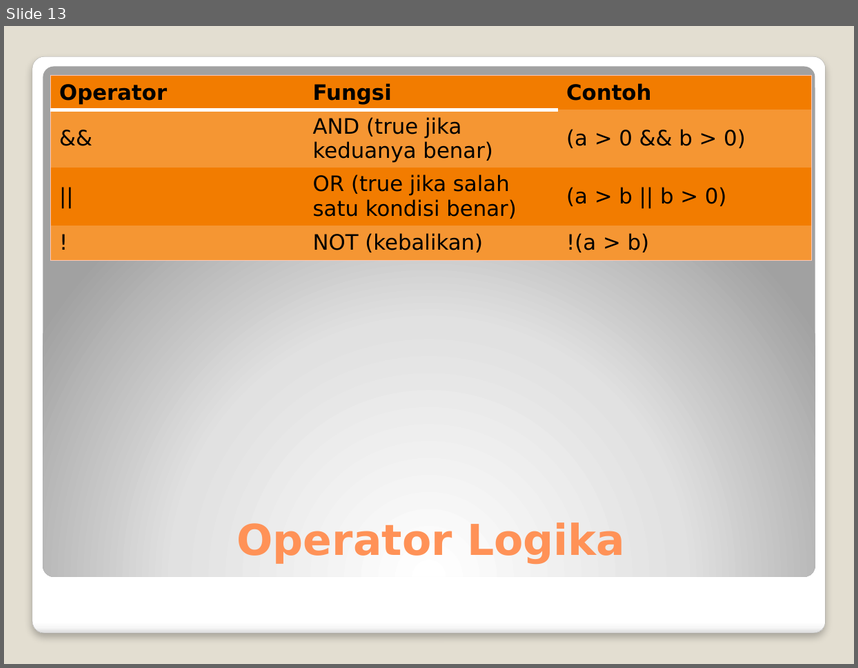
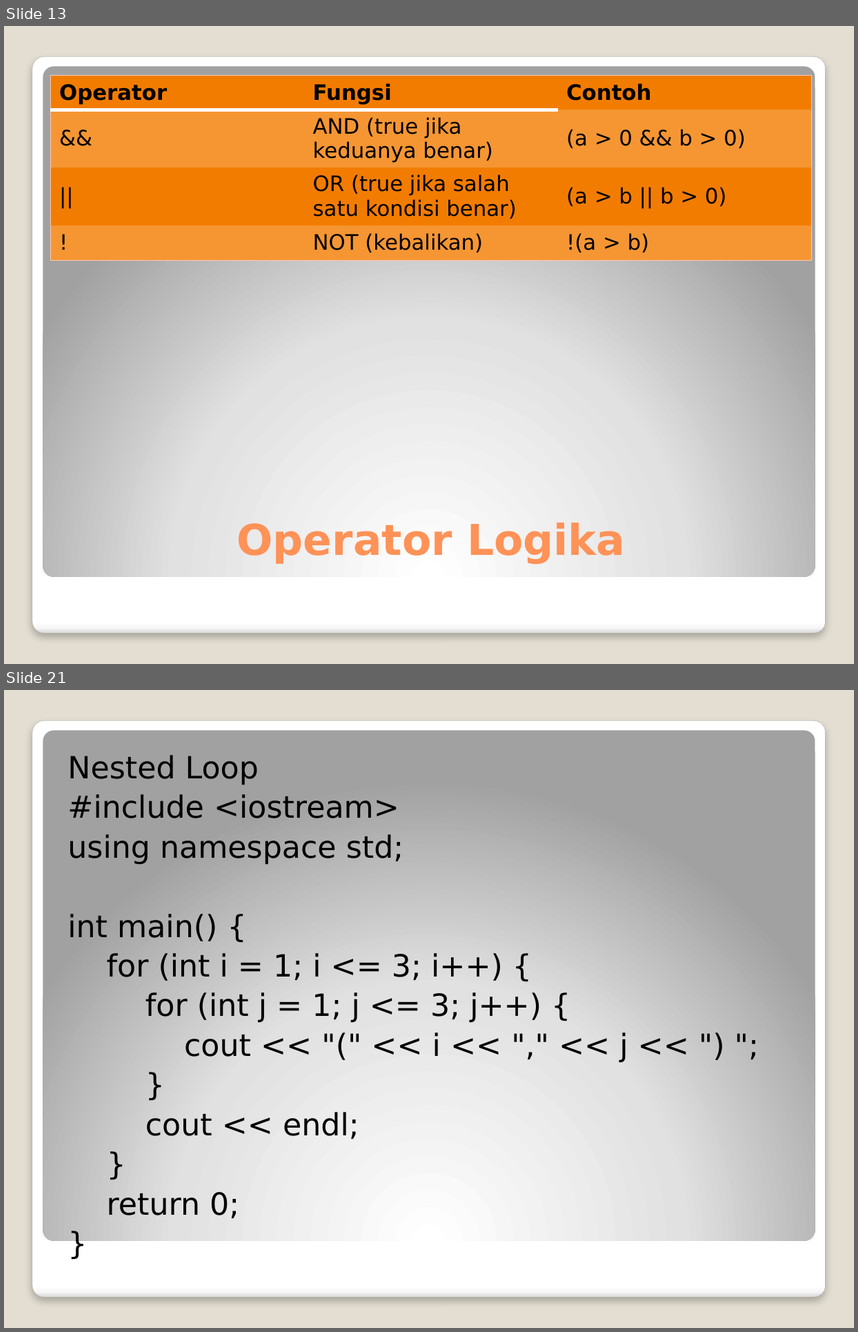
Before and after one commit to Luth-Badila/Cpp-dasar, a slide deck: C++ Dasar.pptx. Shown one above the other, each under a label of ours: slide 13 before the commit, slides 13 and 21 after it; the slides between them are not shown. The pictures are 858x668 and 858x1332 pixels, drawn with LibreOffice and Linux fonts; fonts in the diff are those of the drawing. Boxes give left, top, right and bottom in pixels: in the first picture for what was removed or moved away, otherwise in the second. Text is boxed around its words. In the diff, an @@ line names an element or a change of style, - is before the commit and + after.

```diff
--- a/C++ Dasar.pptx
+++ b/C++ Dasar.pptx
@@ slide 21 added at bbox=[4, 690, 854, 1328], background #E3DED1; not listed: 2 template elements that a slide beside it also shows @@
@@ text added at bbox=[67, 755, 628, 1218], 25.9 pt, text #000000 @@
+Nested Loop
+#include <iostream>
+using namespace std;
+int main() {
+for (int i = 1; i <= 3; i++) {
+for (int j = 1; j <= 3; j++) {
+cout << "(" << i << "," << j << ") ";
+}
+cout << endl;
+}
+return 0;
+}
```
Also in this commit, not shown: 1 slide changed, 7 other slides added.
